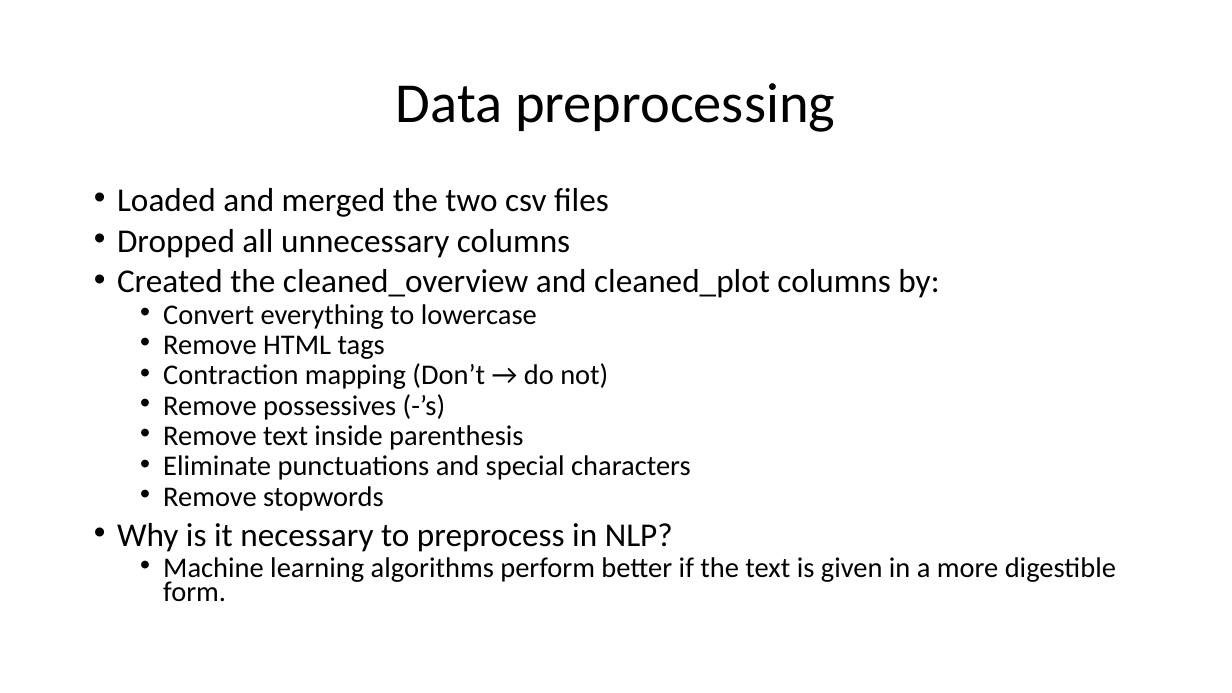
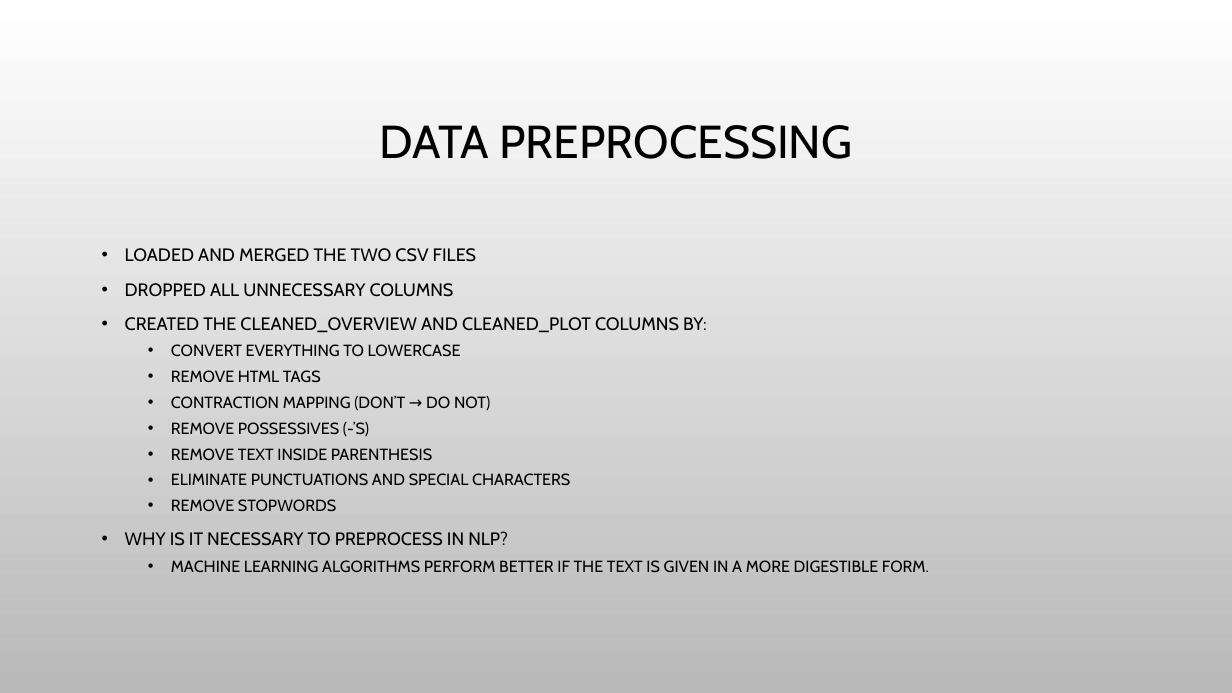
Before and after one commit to rotznmu/movie_summarization_capstone, a slide deck: slide 5 of Text Summarization.pptx (slide 6 before the commit). Drawn at 1232x693 pixels with LibreOffice and Linux fonts; fonts in the diff are those of the drawing; background and template pictures are left out. Boxes give left, top, right and bottom in pixels: in the first picture for what was removed or moved away, otherwise in the second. Text is boxed around its words. In the diff, an @@ line names an element or a change of style, - is before the commit and + after.

```diff
--- a/Text Summarization.pptx
+++ b/Text Summarization.pptx
@@ background #FFFFFF to picture (left out) @@
@@ title at bbox=[379, 125, 852, 159]: text changed; size 44 to 36 pt; font Calibri to Cabin @@
-Data preprocessing
+DATA PREPROCESSING
@@ text at bbox=[125, 248, 929, 572]: text changed; size 22.2 to 12.6 pt; font Calibri to Cabin @@
-• Loaded and merged the two csv files
-• Dropped all unnecessary columns
-• Created the cleaned_overview and cleaned_plot columns by:
-  • Convert everything to lowercase
-  • Remove HTML tags
-  • Contraction mapping (Don’t → do not)
-  • Remove possessives (-’s)
-  • Remove text inside parenthesis
-  • Eliminate punctuations and special characters
-  • Remove stopwords
-• Why is it necessary to preprocess in NLP?
-  • Machine learning algorithms perform better if the text is given in a more digestible form.
+• LOADED AND MERGED THE TWO CSV FILES
+• DROPPED ALL UNNECESSARY COLUMNS
+• CREATED THE CLEANED_OVERVIEW AND CLEANED_PLOT COLUMNS BY:
+  • CONVERT EVERYTHING TO LOWERCASE
+  • REMOVE HTML TAGS
+  • CONTRACTION MAPPING (DON’T → DO NOT)
+  • REMOVE POSSESSIVES (-’S)
+  • REMOVE TEXT INSIDE PARENTHESIS
+  • ELIMINATE PUNCTUATIONS AND SPECIAL CHARACTERS
+  • REMOVE STOPWORDS
+• WHY IS IT NECESSARY TO PREPROCESS IN NLP?
+  • MACHINE LEARNING ALGORITHMS PERFORM BETTER IF THE TEXT IS GIVEN IN A MORE DIGESTIBLE FORM.
```
Also in this commit, not shown: 8 other slides changed, 10 slides added, 10 slides removed, 1 other file.
